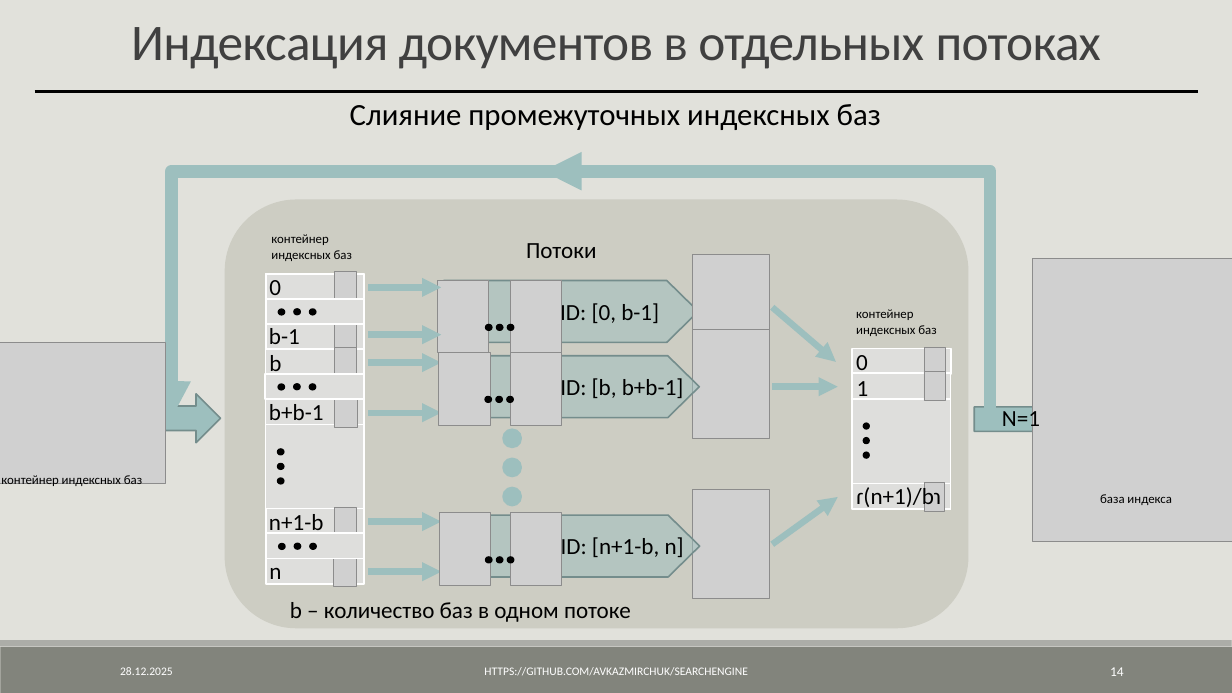
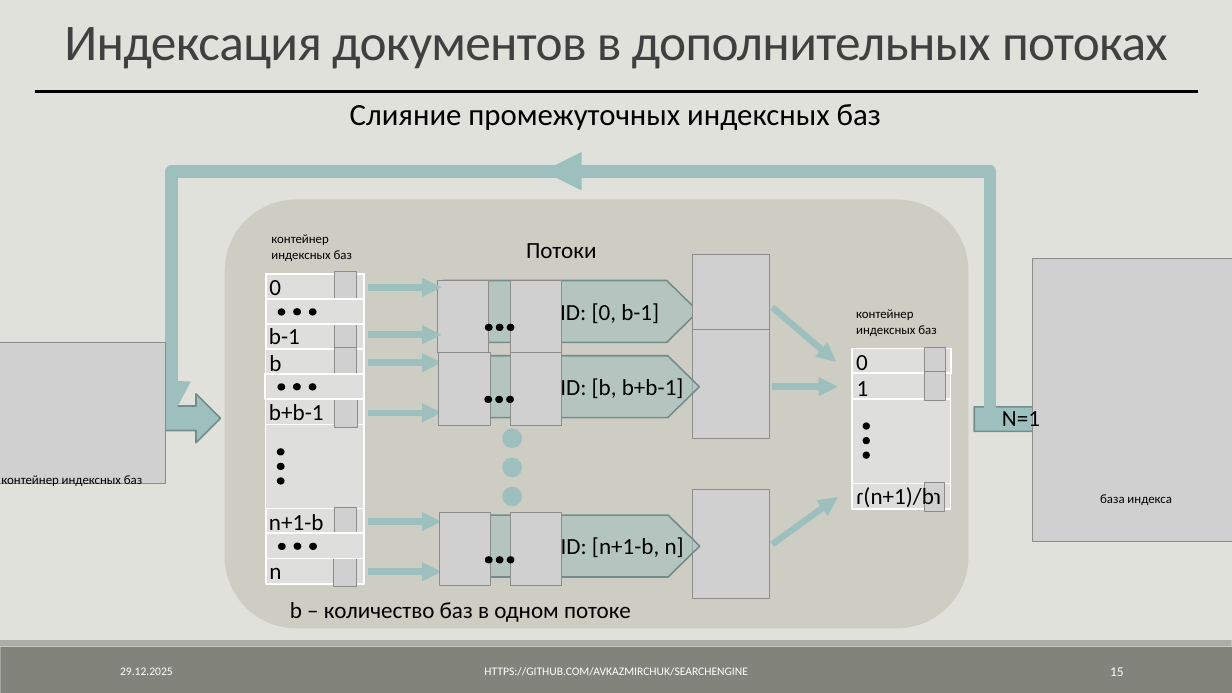
Before and after one commit to AVKazmirchuk/SearchEngine, a slide deck: slide 15 of presentation/защита.pptx (slide 14 before the commit). Drawn at 1232x693 pixels with LibreOffice and Linux fonts; fonts in the diff are those of the drawing; grey boxes stand for pictures. Boxes give left, top, right and bottom in pixels: in the first picture for what was removed or moved away, otherwise in the second. Text is boxed around its words. In the diff, an @@ line names an element or a change of style, - is before the commit and + after.

```diff
--- a/presentation/защита.pptx
+++ b/presentation/защита.pptx
@@ title at (64, 27, 1167, 69): text changed @@
-Индексация документов в отдельных потоках
+Индексация документов в дополнительных потоках
@@ page number at (1110, 667, 1124, 676): text changed @@
-14
+15
```
Also in this commit, not shown: 29 other slides changed, 6 slides added, 3 other files.
